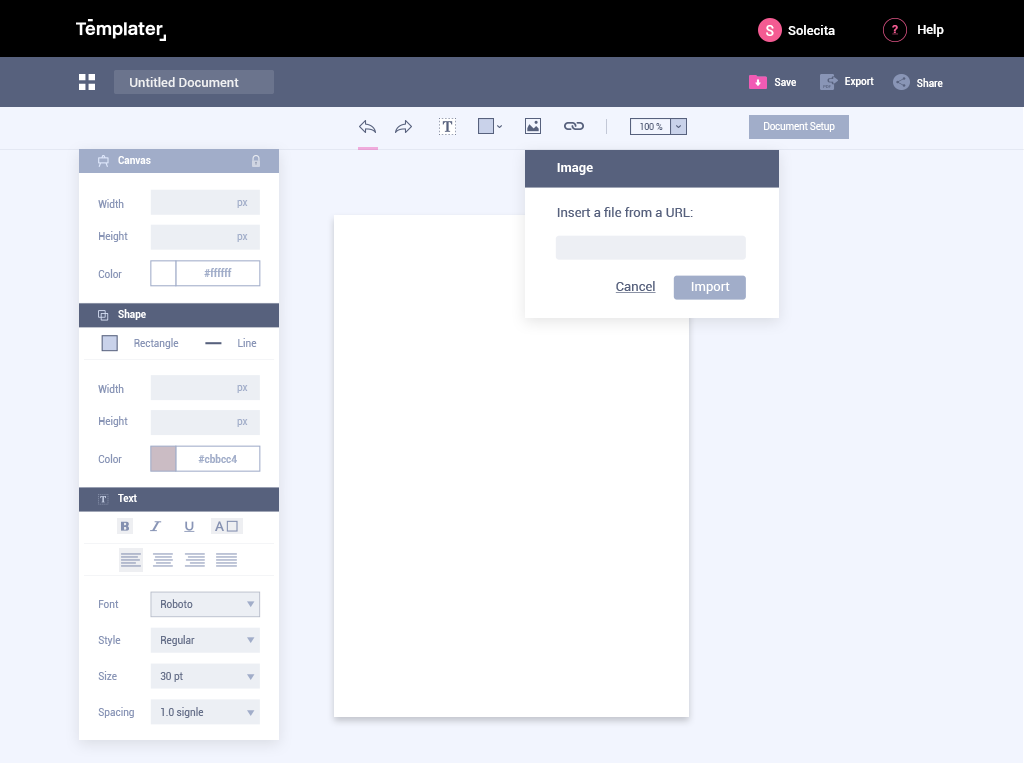
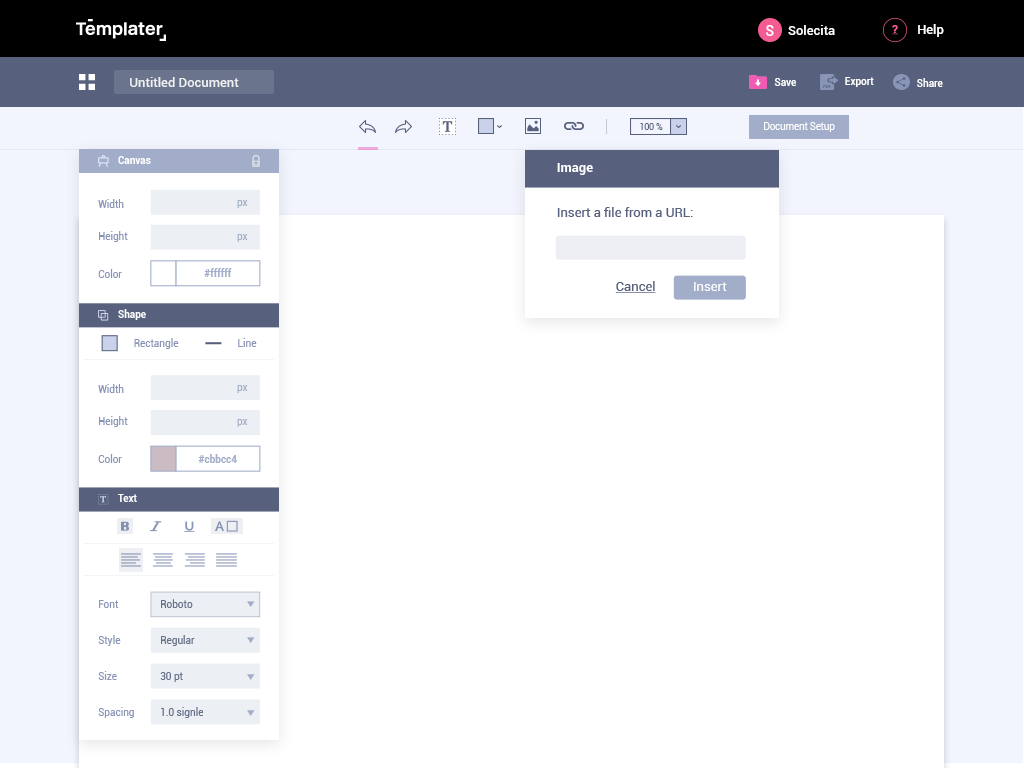
Layers edited between the first and the second (1024, 768) image:
painted on "image window" over box(691, 282, 730, 294)
painted on "canvas" (2nd of 2) over box(79, 215, 944, 763)
